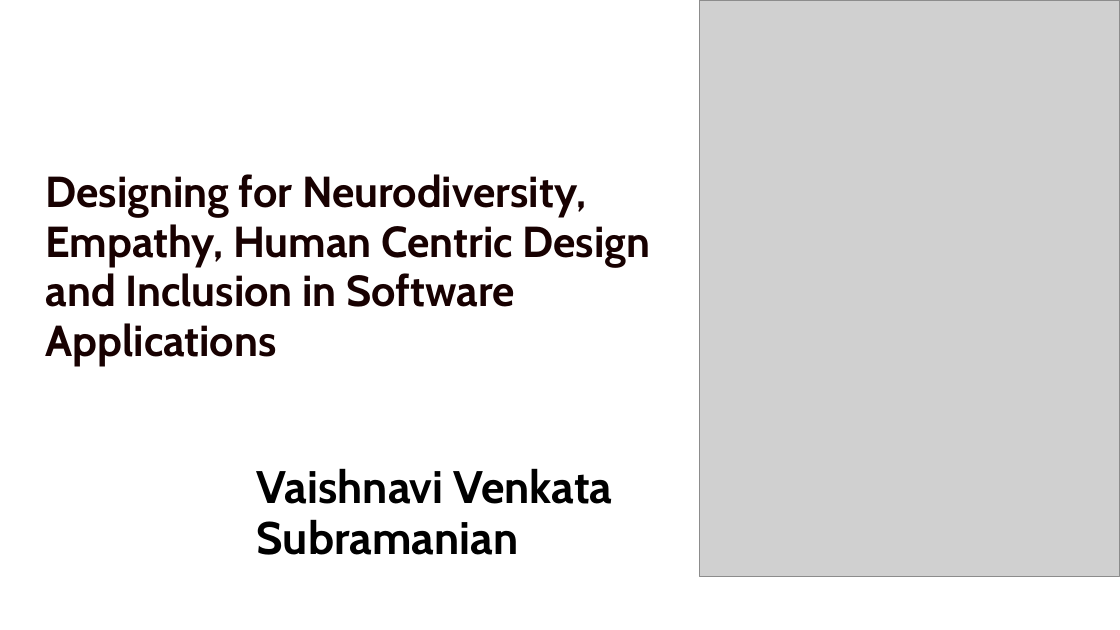
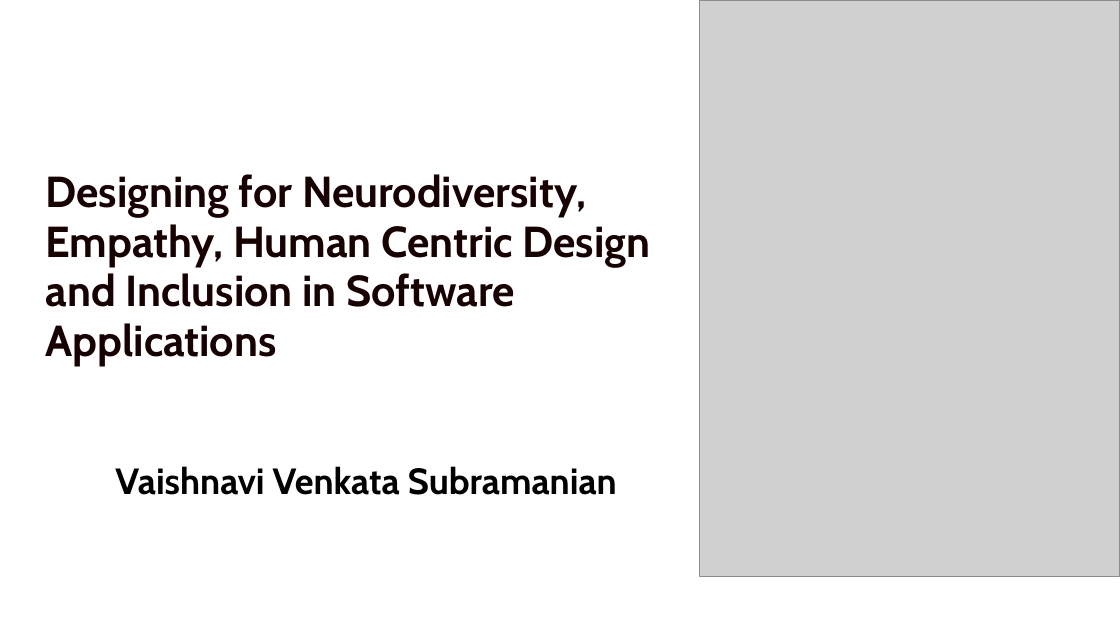
Before and after one commit to vaishnavitv/Assets-and-Publications, a slide deck: slide 1 of Speaking-Engagements/2024/Accessiblity/ND-Product-Design.pptx. Drawn at 1120x630 pixels with LibreOffice and Linux fonts; fonts in the diff are those of the drawing; grey boxes stand for pictures. Boxes give left, top, right and bottom in pixels: in the first picture for what was removed or moved away, otherwise in the second. Text is boxed around its words. In the diff, an @@ line names an element or a change of style, - is before the commit and + after.

```diff
--- a/Speaking-Engagements/2024/Accessiblity/ND-Product-Design.pptx
+++ b/Speaking-Engagements/2024/Accessiblity/ND-Product-Design.pptx
@@ text "Vaishnavi Venkata Subramanian": place and size @@
-text "Vaishnavi Venkata Subramanian" at (257,468,613,555)
+text "Vaishnavi Venkata Subramanian" at (115,466,617,495)
@@ text "Vaishnavi Venkata Subramanian" at (115,466,617,495): size 29.2 to 23.4 pt @@
```
Also in this commit, not shown: 11 other slides changed, 2 slides added, 1 other file.
